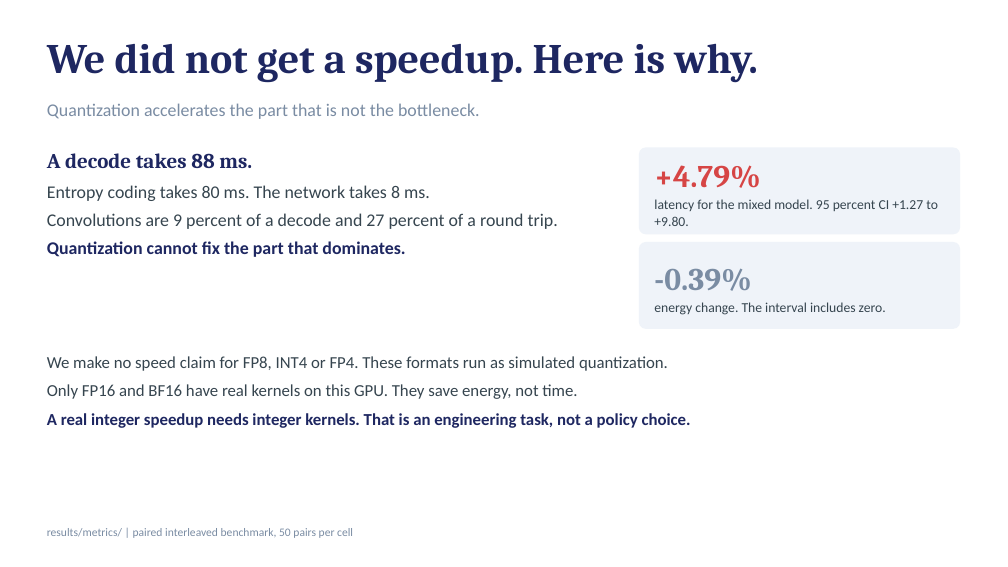
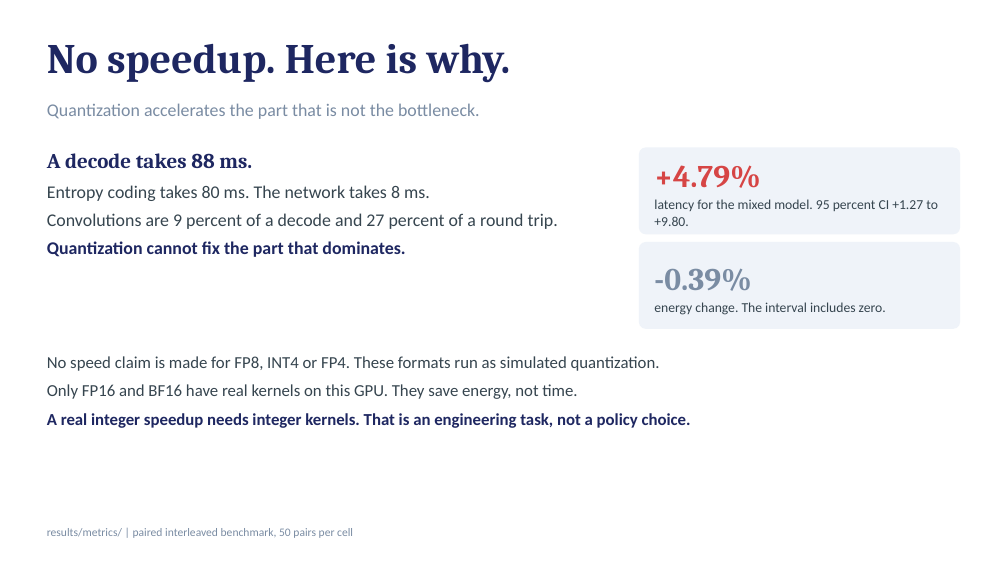
Before and after one commit to harshith0518/CS6886-PULSE-Quantization, a slide deck: slide 9 of submission/PULSE-quantization-deck.pptx. Drawn at 1008x567 pixels with LibreOffice and Linux fonts; fonts in the diff are those of the drawing. Boxes give left, top, right and bottom in pixels: in the first picture for what was removed or moved away, otherwise in the second. Text is boxed around its words. In the diff, an @@ line names an element or a change of style, - is before the commit and + after.

```diff
--- a/submission/PULSE-quantization-deck.pptx
+++ b/submission/PULSE-quantization-deck.pptx
@@ text at [47, 43, 511, 83]: text changed @@
-We did not get a speedup. Here is why.
+No speedup. Here is why.
@@ text at [47, 356, 660, 371]: text changed @@
-We make no speed claim for FP8, INT4 or FP4. These formats run as simulated quantization.
+No speed claim is made for FP8, INT4 or FP4. These formats run as simulated quantization.
```
Also in this commit, not shown: 7 other slides changed, 10 other files.
